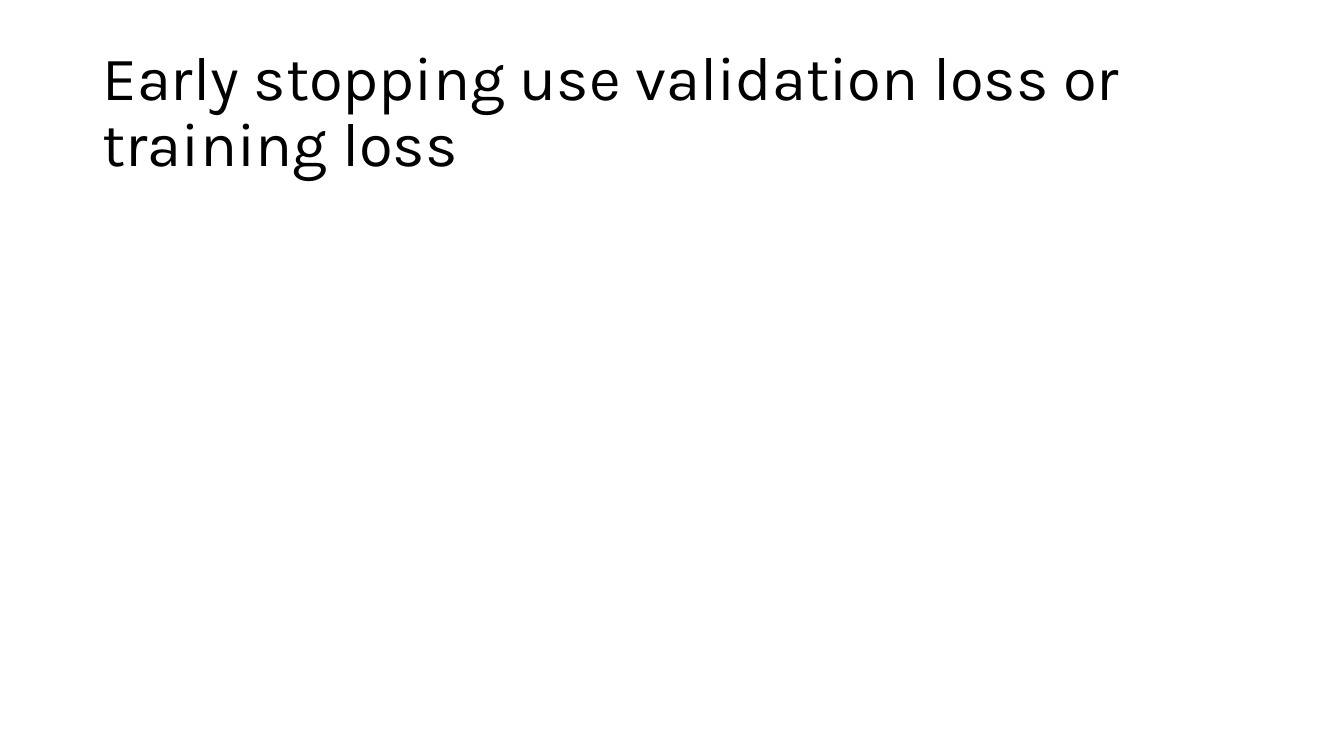
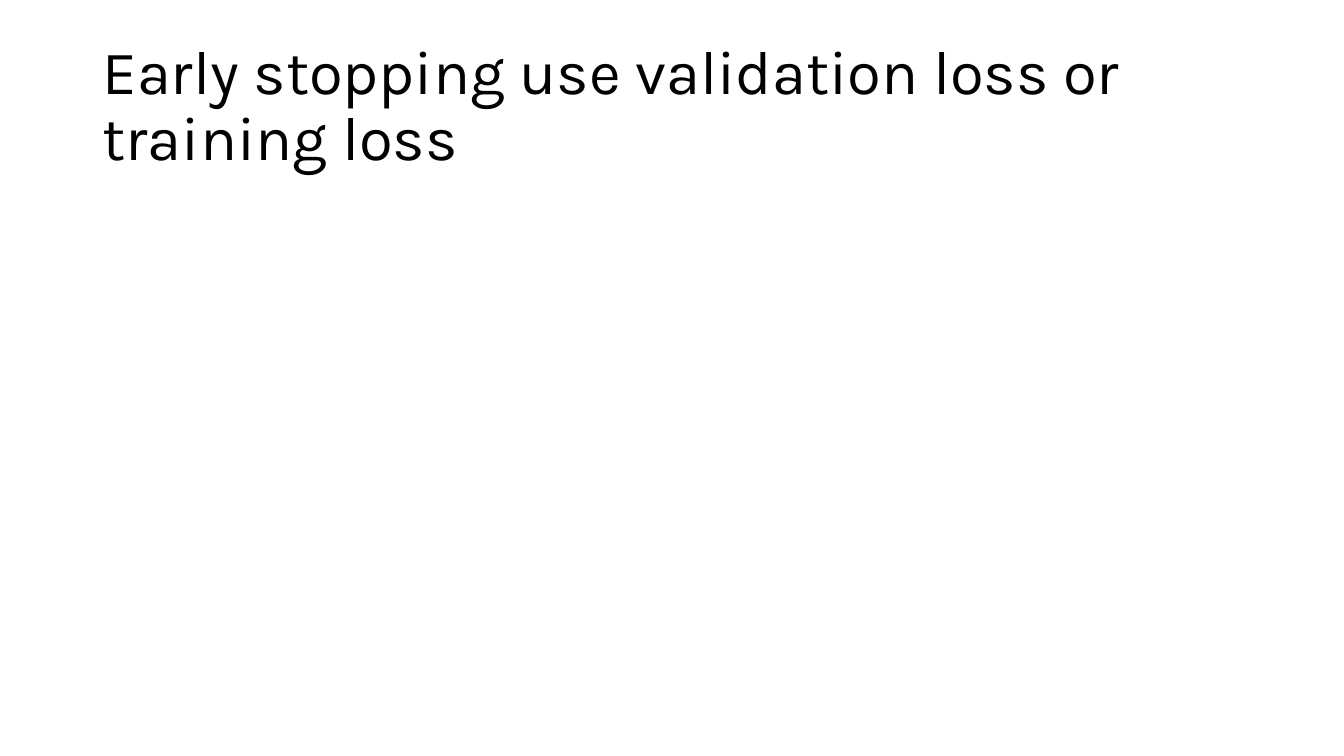
Before and after one commit to LuWang95/CSC494, a slide deck: slide 7 of meetings/Week7.pptx. Drawn at 1344x756 pixels with LibreOffice and Linux fonts; fonts in the diff are those of the drawing. Boxes give left, top, right and bottom in pixels: in the first picture for what was removed or moved away, otherwise in the second. Text is boxed around its words. In the diff, an @@ line names an element or a change of style, - is before the commit and + after.

```diff
--- a/meetings/Week7.pptx
+++ b/meetings/Week7.pptx
@@ title "Early stopping use validation loss ...": place and size @@
-title "Early stopping use validation loss ..." at bbox=[102, 57, 1119, 181]
+title "Early stopping use validation loss ..." at bbox=[102, 51, 1119, 175]
```
Also in this commit, not shown: 2 other slides changed, 11 other files.
